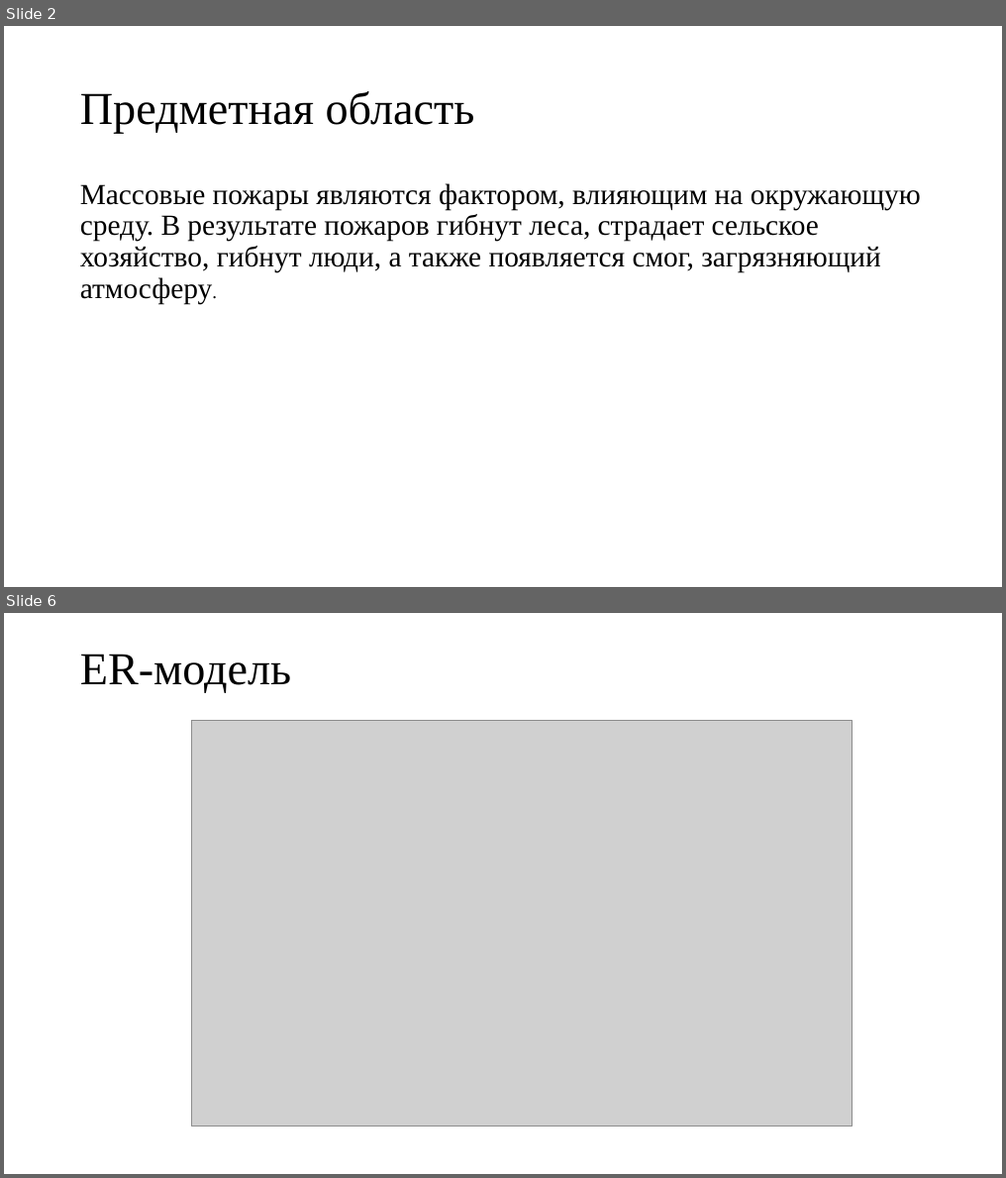
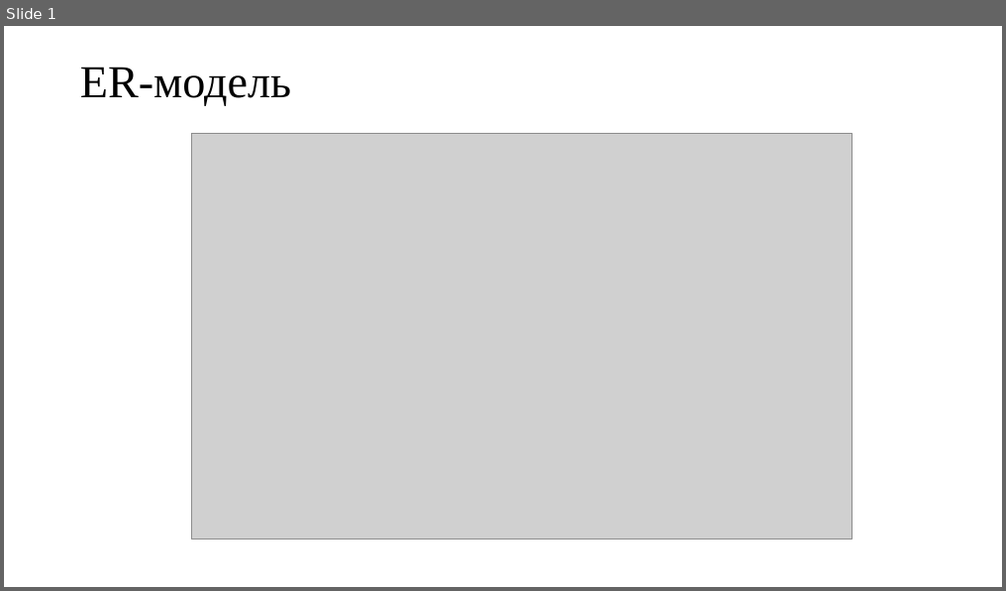
Before and after one commit to Zhambik/Kursach, a slide deck: Информационная система «Байкальский патруль».pptx. Shown one above the other, each under a label of ours: slides 2 and 6 before the commit, slide 1 after it; the slides between them are not shown. The pictures are 1006x1178 and 1006x591 pixels, drawn with LibreOffice and Linux fonts; fonts in the diff are those of the drawing; grey boxes stand for pictures. Boxes give left, top, right and bottom in pixels: in the first picture for what was removed or moved away, otherwise in the second. Text is boxed around its words. In the diff, an @@ line names an element or a change of style, - is before the commit and + after.

```diff
--- a/Информационная система «Байкальский патруль».pptx
+++ b/Информационная система «Байкальский патруль».pptx
@@ slide 2 removed at box(4, 26, 1002, 587), background #FFFFFF @@
@@ title removed at box(80, 91, 475, 134) @@
-Предметная область
@@ text removed at box(80, 183, 921, 304) @@
-Массовые пожары являются фактором, влияющим на окружающую среду. В результате пожаров гибнут леса, страдает сельское хозяйство, гибнут люди, а также появляется смог, загрязняющий атмосферу.
@@ what was slide 6 is now slide 1 @@
```
Also in this commit, not shown: 5 other slides removed, 10 other files.
